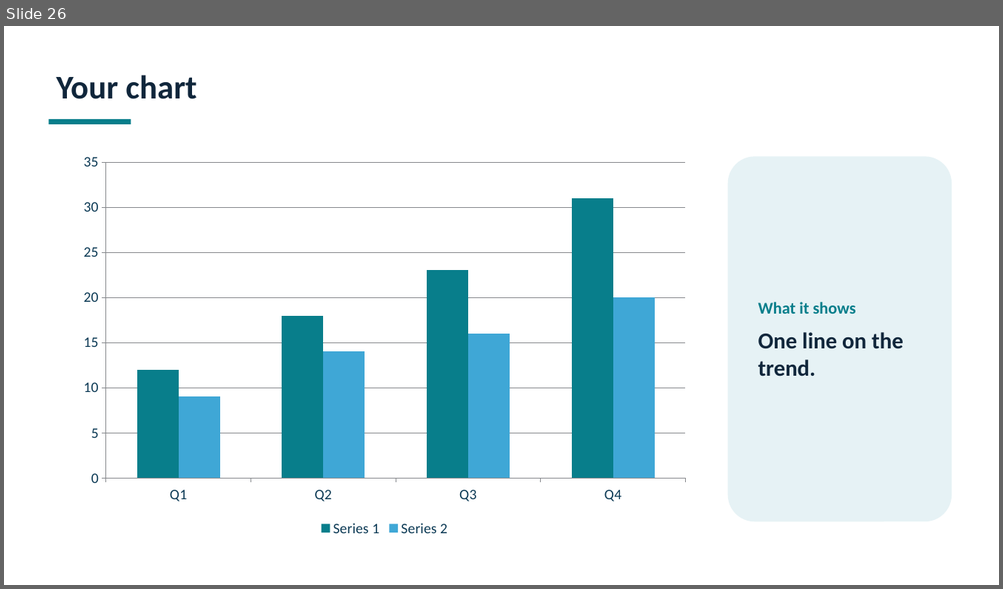
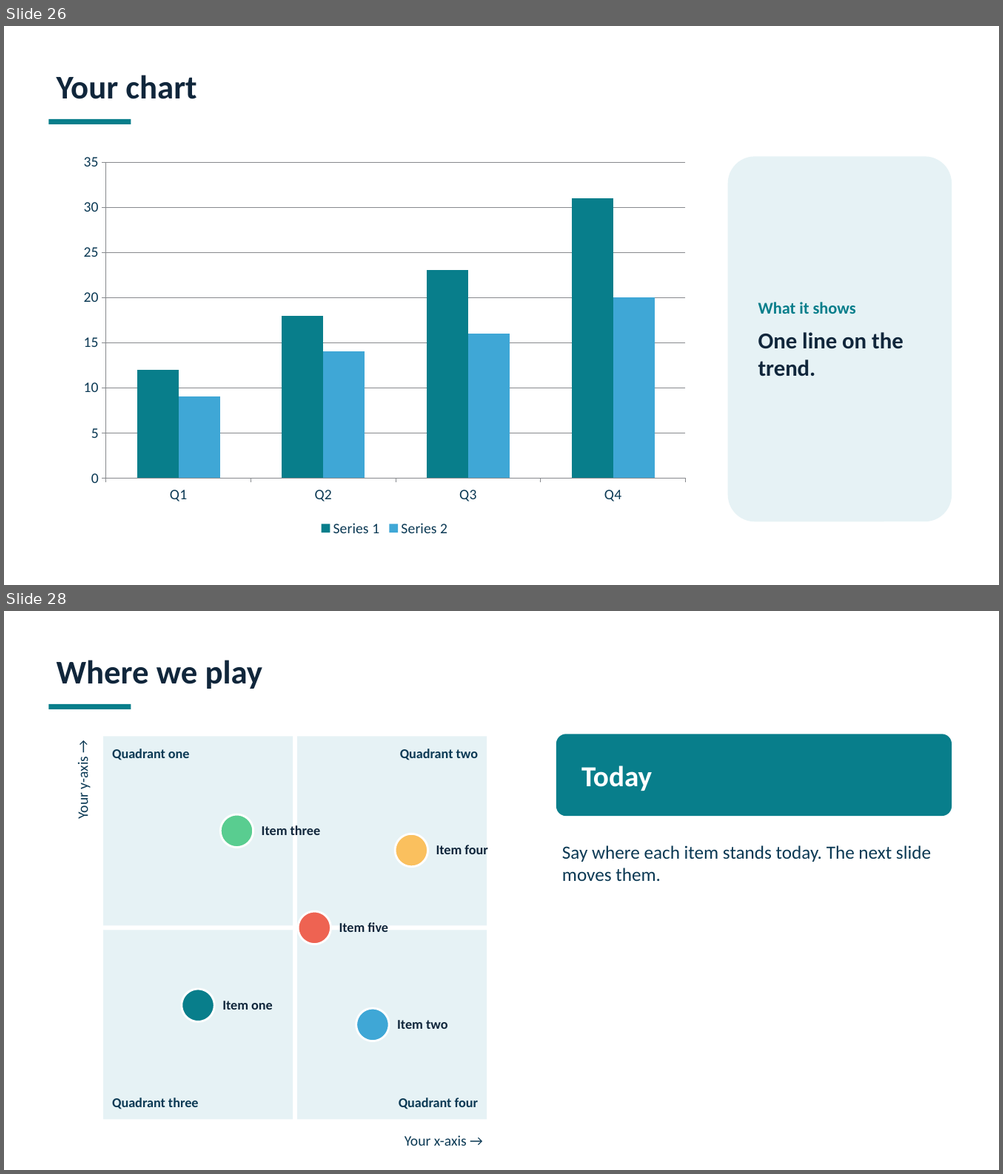
Before and after one commit to matheweng-boop/cross-list, a slide deck: app/web/static/downloads/bizdev-animated-template-ocean.pptx. Shown one above the other, each under a label of ours: slide 26 before the commit, slides 26 and 28 after it; the slides between them are not shown. The pictures are 1003x589 and 1003x1174 pixels, drawn with LibreOffice and Linux fonts; fonts in the diff are those of the drawing. Boxes give left, top, right and bottom in pixels: in the first picture for what was removed or moved away, otherwise in the second. Text is boxed around its words. In the diff, an @@ line names an element or a change of style, - is before the commit and + after.

```diff
--- a/app/web/static/downloads/bizdev-animated-template-ocean.pptx
+++ b/app/web/static/downloads/bizdev-animated-template-ocean.pptx
@@ slide 28 added at (4, 611, 999, 1170), background #FFFFFF @@
@@ title added at (57, 660, 263, 689), 32 pt, text #10263B, bold @@
+Where we play
@@ rectangle added at (48, 704, 131, 709), fill #087E8B @@
@@ rectangle added at (103, 736, 293, 925), fill #E6F2F5, 13 pt, text #0B3954, bold @@
+Quadrant one
@@ rectangle added at (297, 736, 486, 925), fill #E6F2F5, 13 pt, text #0B3954, bold @@
+Quadrant two
@@ rounded rectangle added at (556, 734, 951, 816), fill #087E8B, 28 pt, text #FFFFFF, bold @@
+Today
@@ text added at (74, 760, 92, 819), 14 pt, text #0B3954 @@
+Your y-axis →
@@ ellipse added at (220, 815, 253, 848), fill #59CD90, outline #FFFFFF 2 pt @@
@@ text added at (262, 826, 321, 835), 13 pt, text #10263B, bold @@
+Item three
@@ ellipse added at (395, 834, 428, 867), fill #FAC05E, outline #FFFFFF 2 pt @@
@@ text added at (436, 845, 487, 854), 13 pt, text #10263B, bold @@
+Item four
@@ text added at (562, 846, 930, 882), 18 pt, text #0B3954 @@
+Say where each item stands today. The next slide moves them.
@@ ellipse added at (298, 911, 331, 945), fill #EE6352, outline #FFFFFF 2 pt @@
@@ rectangle added at (103, 931, 293, 1120), fill #E6F2F5, 13 pt, text #0B3954, bold @@
+Quadrant three
@@ rectangle added at (297, 931, 486, 1120), fill #E6F2F5, 13 pt, text #0B3954, bold @@
+Quadrant four
@@ text added at (339, 923, 388, 932), 13 pt, text #10263B, bold @@
+Item five
@@ ellipse added at (182, 989, 214, 1022), fill #087E8B, outline #FFFFFF 2 pt @@
@@ text added at (222, 1001, 273, 1010), 13 pt, text #10263B, bold @@
+Item one
@@ ellipse added at (356, 1008, 389, 1042), fill #3FA7D6, outline #FFFFFF 2 pt @@
@@ text added at (397, 1020, 447, 1029), 13 pt, text #10263B, bold @@
+Item two
@@ text added at (404, 1136, 466, 1146), 14 pt, text #0B3954 @@
+Your x-axis →
```
Also in this commit, not shown: 1 slide changed, 13 other slides added, 7 other files.
